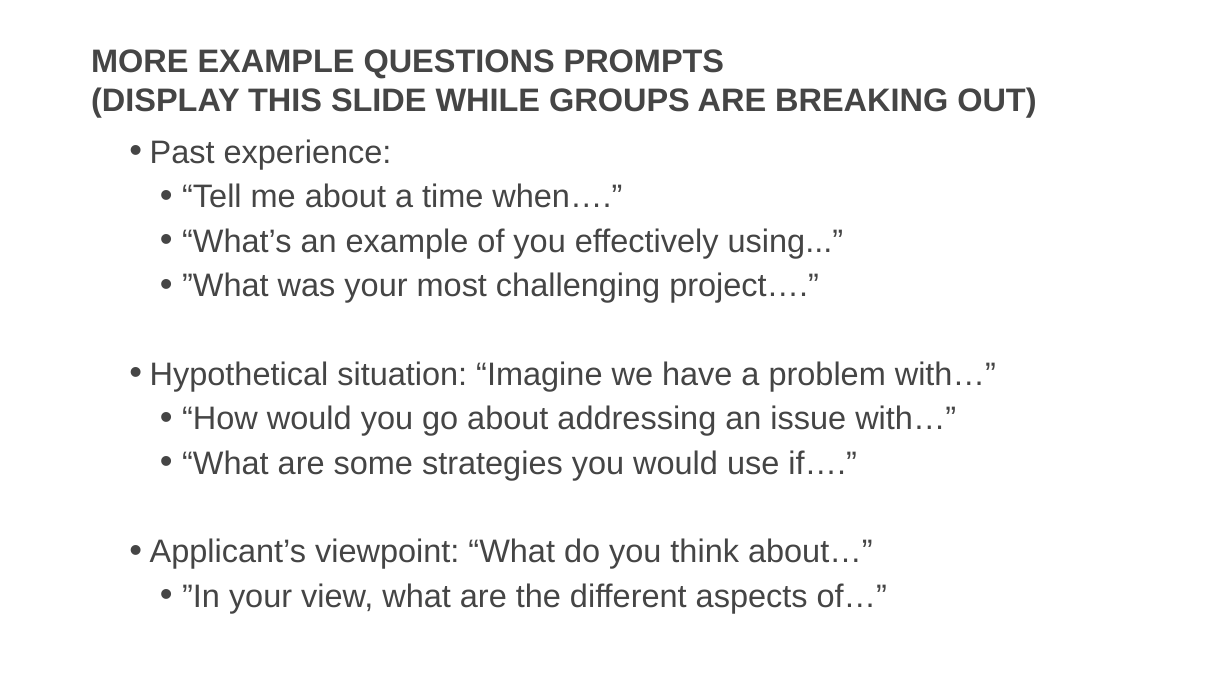
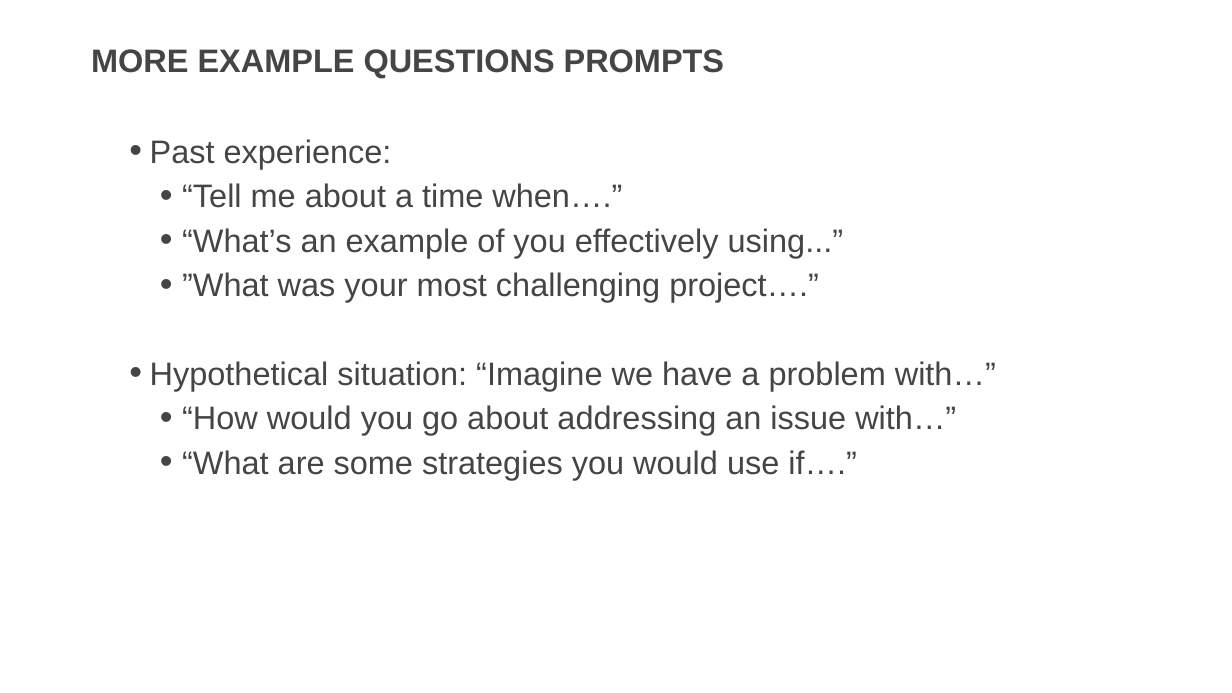
Before and after one commit to usds/SME-QA-Website, a slide deck: slide 54 of toolkit/job-analysis/job-analysis-presentation.pptx (slide 46 before the commit). Drawn at 1232x693 pixels with LibreOffice and Linux fonts; fonts in the diff are those of the drawing. Boxes give left, top, right and bottom in pixels: in the first picture for what was removed or moved away, otherwise in the second. Text is boxed around its words. In the diff, an @@ line names an element or a change of style, - is before the commit and + after.

```diff
--- a/toolkit/job-analysis/job-analysis-presentation.pptx
+++ b/toolkit/job-analysis/job-analysis-presentation.pptx
@@ title at (91, 49, 724, 78): text changed @@
-MORE EXAMPLE QUESTIONS PROMPTS
-(DISPLAY THIS SLIDE WHILE GROUPS ARE BREAKING OUT)
+MORE EXAMPLE QUESTIONS PROMPTS
@@ text at (150, 538, 887, 613): paragraphs removed @@
-  • Applicant’s viewpoint: “What do you think about…”
-    • ”In your view, what are the different aspects of…”
```
Also in this commit, not shown: 29 other slides changed, 11 slides added, 1 slide removed, 1 other file.
